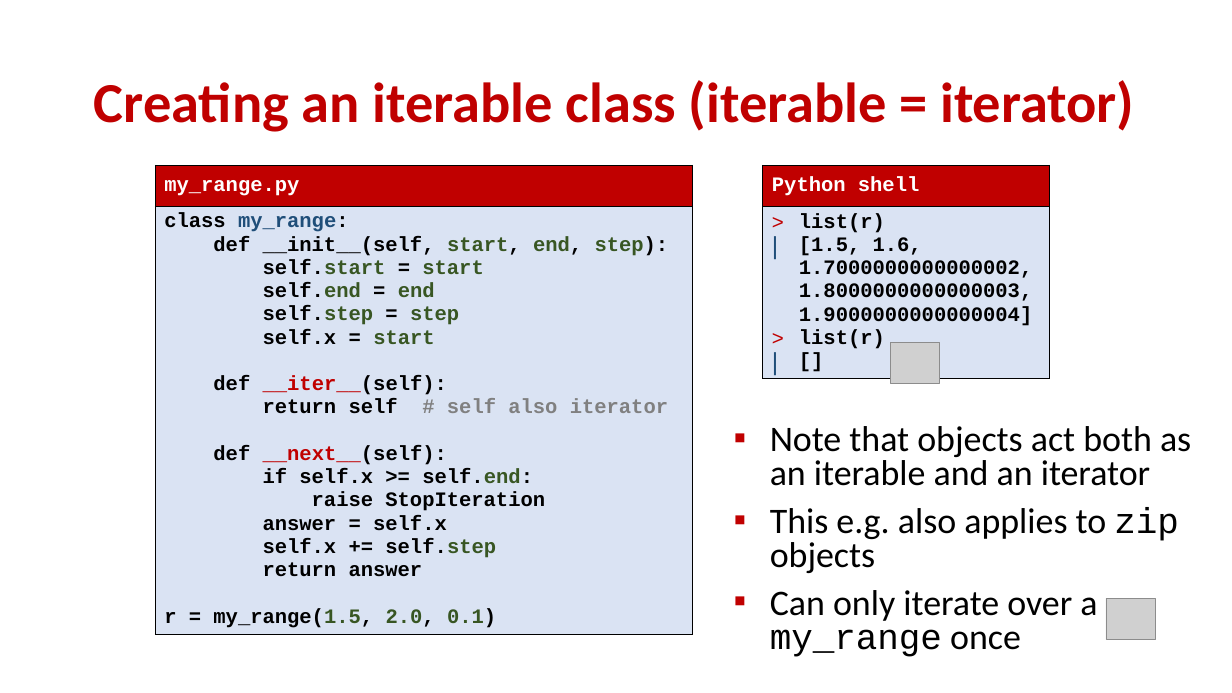
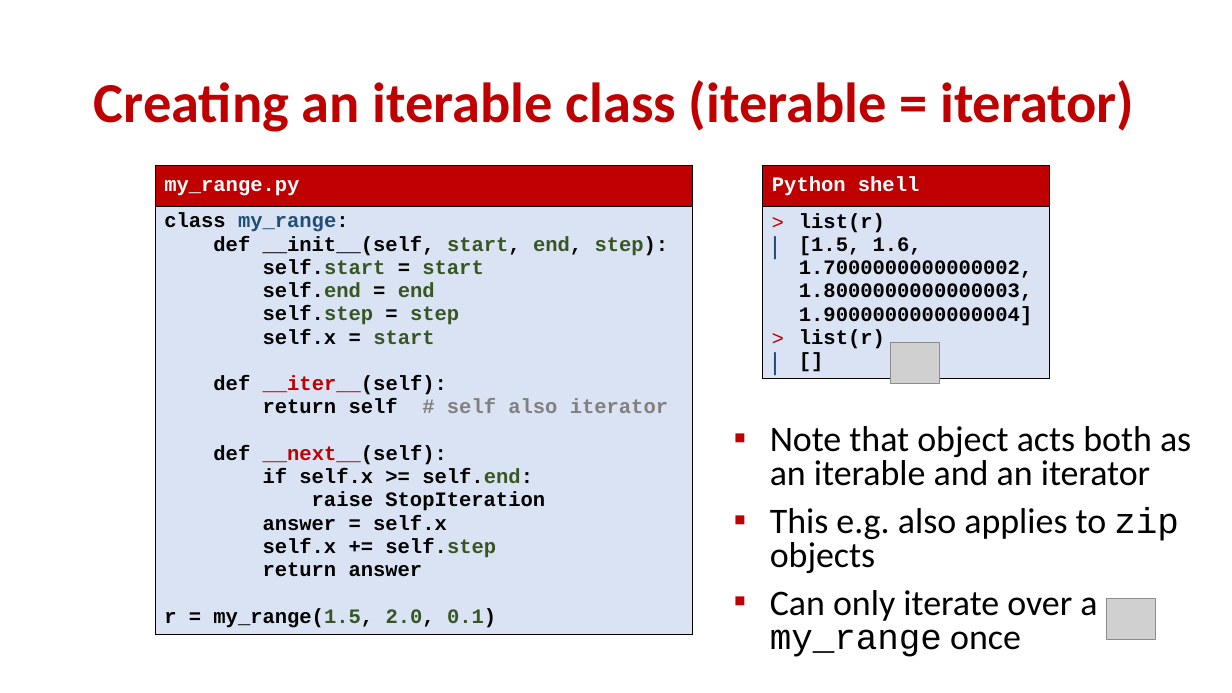
Before and after one commit to gsbrodal/gsbrodal.github.io, a slide deck: slide 11 of ipsa/slides/generator.pptx. Drawn at 1232x693 pixels with LibreOffice and Linux fonts; fonts in the diff are those of the drawing; grey boxes stand for pictures. Boxes give left, top, right and bottom in pixels: in the first picture for what was removed or moved away, otherwise in the second. Text is boxed around its words. In the diff, an @@ line names an element or a change of style, - is before the commit and + after.

```diff
--- a/ipsa/slides/generator.pptx
+++ b/ipsa/slides/generator.pptx
@@ text at [770, 426, 1191, 486]: text changed @@
-▪ Note that objects act both as an iterable and an iterator
+▪ Note that object acts both as an iterable and an iterator
```
Also in this commit, not shown: 5 other files.
